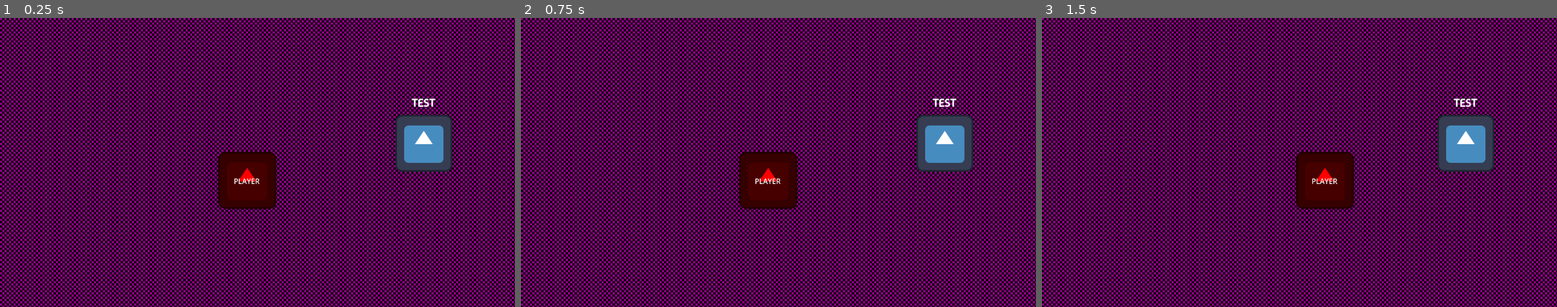
Above: before the commit, frames 1-3 (left to right).
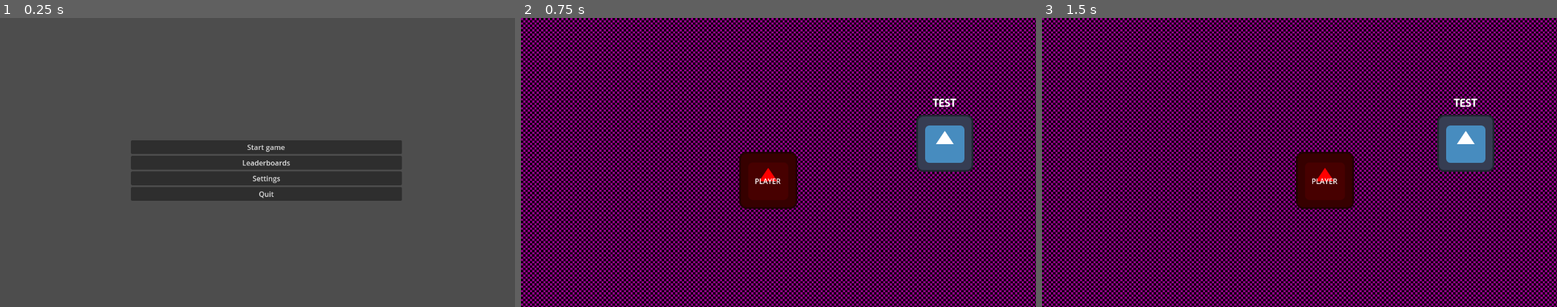
Above: after the commit, the same moments.

Repository: K-Ptak/2DTypingGame
Game: Godot game, scene res://menus/Menu.tscn
Same seed, same stepped clock (60 frames per second), same inputs: the game is played once before the commit and once after it. Before the commit the project starts from res://Main.tscn. The engine's default icon, where the game draws it, is replaced by a stand-in: a white triangle on a blue panel in a dark square.
Inputs (mouse positions are in pixels of both pictures, inside the frame that each line leads up to):
- Up to frame 1 (0.25 s): no input
- Up to frame 2 (0.75 s): click (788, 162) at 0.5 s, where only the run after the commit has a clickable "Leaderboards"
- Up to frame 3 (1.5 s): tap Enter at 1.25 s; hold Right (right) from 1.28 s (still down)

The runs differ from the first frame. In frame 1, 99% of the frame differs, in the area x 0-100%, y 0-100%; in frame 2, nothing differs; in frame 3, nothing differs.

Commit message:
Rename files and add menu

Diff:
--- a/Main.tscn
+++ /dev/null
@@ -1,73 +0,0 @@
-[gd_scene load_steps=8 format=3 uid="uid://gphmjnvlolkh"]
-
-[ext_resource type="Texture2D" uid="uid://j15dvkfcnuxe" path="res://assets/placeholder/ph_img.svg" id="1_il6wb"]
-[ext_resource type="Script" path="res://Main.gd" id="1_wno3c"]
-[ext_resource type="Texture2D" uid="uid://bwf5iw3u2lero" path="res://icon.svg" id="2_ax01g"]
-[ext_resource type="FontFile" uid="uid://ckj4xw0ywmbyj" path="res://assets/fonts/Madimi_One/MadimiOne-Regular.ttf" id="3_5if04"]
-[ext_resource type="Script" path="res://Enemy.gd" id="4_mbbgv"]
-
-[sub_resource type="GDScript" id="GDScript_n0msr"]
-script/source = "extends CharacterBody2D
-
-@export var speed = 400
-
-func get_input():
-	var input_direction = Input.get_vector(\"left\", \"right\", \"up\", \"down\")
-	velocity = input_direction * speed
-	print(position)
-
-func _physics_process(_delta):
-	get_input()
-	move_and_slide()
-"
-
-[sub_resource type="RectangleShape2D" id="RectangleShape2D_f3518"]
-size = Vector2(130, 128)
-
-[node name="Main" type="Node2D"]
-script = ExtResource("1_wno3c")
-
-[node name="TextureRect" type="TextureRect" parent="."]
-offset_right = 1168.0
-offset_bottom = 664.0
-texture = ExtResource("1_il6wb")
-stretch_mode = 1
-
-[node name="EnemyContainer" type="Node2D" parent="."]
-
-[node name="Enemy" type="Sprite2D" parent="EnemyContainer"]
-position = Vector2(948, 281)
-texture = ExtResource("2_ax01g")
-script = ExtResource("4_mbbgv")
-
-[node name="RichTextLabel" type="RichTextLabel" parent="EnemyContainer/Enemy"]
-offset_left = -73.0
-offset_top = -108.0
-offset_right = 73.0
-offset_bottom = -68.0
-theme_override_fonts/normal_font = ExtResource("3_5if04")
-theme_override_font_sizes/normal_font_size = 25
-bbcode_enabled = true
-text = "[center]TEST[/center]"
-scroll_active = false
-
-[node name="Player" type="CharacterBody2D" parent="."]
-script = SubResource("GDScript_n0msr")
-
-[node name="Sprite2D" type="Sprite2D" parent="Player"]
-modulate = Color(1, 0, 0, 1)
-position = Vector2(553, 364)
-scale = Vector2(1.01563, 1)
-texture = ExtResource("2_ax01g")
-
-[node name="CollisionShape2D" type="CollisionShape2D" parent="Player"]
-position = Vector2(553, 364)
-shape = SubResource("RectangleShape2D_f3518")
-
-[node name="RichTextLabel" type="RichTextLabel" parent="Player"]
-offset_left = 523.0
-offset_top = 354.0
-offset_right = 584.0
-offset_bottom = 376.0
-text = "PLAYER"
-scroll_active = false
--- /dev/null
+++ b/enemies/Enemy.tscn
@@ -0,0 +1,23 @@
+[gd_scene load_steps=4 format=3 uid="uid://n3gxvx5c08yb"]
+
+[ext_resource type="Texture2D" uid="uid://bwf5iw3u2lero" path="res://icon.svg" id="1_g7ylg"]
+[ext_resource type="Script" path="res://enemies/Enemy.gd" id="2_s8p14"]
+[ext_resource type="FontFile" uid="uid://ckj4xw0ywmbyj" path="res://assets/fonts/Madimi_One/MadimiOne-Regular.ttf" id="3_g4fhl"]
+
+[node name="EnemyContainer" type="Node2D"]
+
+[node name="Enemy" type="Sprite2D" parent="."]
+position = Vector2(948, 281)
+texture = ExtResource("1_g7ylg")
+script = ExtResource("2_s8p14")
+
+[node name="RichTextLabel" type="RichTextLabel" parent="Enemy"]
+offset_left = -73.0
+offset_top = -108.0
+offset_right = 73.0
+offset_bottom = -68.0
+theme_override_fonts/normal_font = ExtResource("3_g4fhl")
+theme_override_font_sizes/normal_font_size = 25
+bbcode_enabled = true
+text = "[center]TEST[/center]"
+scroll_active = false
--- /dev/null
+++ b/levels/Main.tscn
@@ -0,0 +1,19 @@
+[gd_scene load_steps=5 format=3 uid="uid://gphmjnvlolkh"]
+
+[ext_resource type="Script" path="res://levels/Main.gd" id="1_4pd0v"]
+[ext_resource type="Texture2D" uid="uid://j15dvkfcnuxe" path="res://assets/placeholder/ph_img.svg" id="2_6r6px"]
+[ext_resource type="PackedScene" uid="uid://n3gxvx5c08yb" path="res://enemies/Enemy.tscn" id="3_k3dw0"]
+[ext_resource type="PackedScene" uid="uid://bosr0wvbp1amm" path="res://player/Player.tscn" id="6_xxe0n"]
+
+[node name="Main" type="Node2D"]
+script = ExtResource("1_4pd0v")
+
+[node name="TextureRect" type="TextureRect" parent="."]
+offset_right = 1168.0
+offset_bottom = 664.0
+texture = ExtResource("2_6r6px")
+stretch_mode = 1
+
+[node name="EnemyContainer" parent="." instance=ExtResource("3_k3dw0")]
+
+[node name="Player" parent="." instance=ExtResource("6_xxe0n")]
--- /dev/null
+++ b/menus/Menu.gd
@@ -0,0 +1,20 @@
+extends Control
+
+func _on_options_button_pressed():
+	#var options = load("res://Menus/Options.tscn").instance()
+	#get_tree().current_scene.add_child(options)
+	pass
+
+
+func _on_quit_button_pressed():
+	get_tree().quit()
+
+
+func _on_start_button_pressed():
+	get_tree().change_scene_to_file("res://levels/Main.tscn")
+
+
+func _on_leaderboards_pressed():
+	#var options = load("res://Menus/Options.tscn").instance()
+	#get_tree().current_scene.add_child(options)
+	pass
--- /dev/null
+++ b/menus/Menu.tscn
@@ -0,0 +1,41 @@
+[gd_scene load_steps=2 format=3 uid="uid://dl6bsofnkbwo"]
+
+[ext_resource type="Script" path="res://menus/Menu.gd" id="1_u7lc4"]
+
+[node name="Menu" type="Control"]
+layout_mode = 3
+anchors_preset = 15
+anchor_right = 1.0
+anchor_bottom = 1.0
+grow_horizontal = 2
+grow_vertical = 2
+script = ExtResource("1_u7lc4")
+
+[node name="VBoxContainer" type="VBoxContainer" parent="."]
+layout_mode = 0
+offset_left = 293.0
+offset_top = 274.0
+offset_right = 899.0
+offset_bottom = 387.0
+
+[node name="StartButton" type="Button" parent="VBoxContainer"]
+layout_mode = 2
+text = "Start game"
+
+[node name="Leaderboards" type="Button" parent="VBoxContainer"]
+layout_mode = 2
+text = "Leaderboards"
+
+[node name="OptionsButton" type="Button" parent="VBoxContainer"]
+layout_mode = 2
+text = "Settings"
+
+[node name="QuitButton" type="Button" parent="VBoxContainer"]
+layout_mode = 2
+text = "Quit"
+
+[connection signal="pressed" from="VBoxContainer/StartButton" to="." method="_on_start_button_pressed"]
+[connection signal="pressed" from="VBoxContainer/Leaderboards" to="." method="_on_start_button_pressed"]
+[connection signal="pressed" from="VBoxContainer/Leaderboards" to="." method="_on_leaderboards_pressed"]
+[connection signal="pressed" from="VBoxContainer/OptionsButton" to="." method="_on_options_button_pressed"]
+[connection signal="pressed" from="VBoxContainer/QuitButton" to="." method="_on_quit_button_pressed"]
--- /dev/null
+++ b/menus/Options.tscn
@@ -0,0 +1,9 @@
+[gd_scene format=3 uid="uid://ivadpdrescvi"]
+
+[node name="Options" type="Control"]
+layout_mode = 3
+anchors_preset = 15
+anchor_right = 1.0
+anchor_bottom = 1.0
+grow_horizontal = 2
+grow_vertical = 2
--- /dev/null
+++ b/player/Player.tscn
@@ -0,0 +1,42 @@
+[gd_scene load_steps=4 format=3 uid="uid://bosr0wvbp1amm"]
+
+[ext_resource type="Texture2D" uid="uid://bwf5iw3u2lero" path="res://icon.svg" id="1_fmiqv"]
+
+[sub_resource type="GDScript" id="GDScript_n0msr"]
+script/source = "extends CharacterBody2D
+
+@export var speed = 400
+
+func get_input():
+	var input_direction = Input.get_vector(\"left\", \"right\", \"up\", \"down\")
+	velocity = input_direction * speed
+	print(position)
+
+func _physics_process(_delta):
+	get_input()
+	move_and_slide()
+"
+
+[sub_resource type="RectangleShape2D" id="RectangleShape2D_f3518"]
+size = Vector2(130, 128)
+
+[node name="Player" type="CharacterBody2D"]
+script = SubResource("GDScript_n0msr")
+
+[node name="Sprite2D" type="Sprite2D" parent="."]
+modulate = Color(1, 0, 0, 1)
+position = Vector2(553, 364)
+scale = Vector2(1.01563, 1)
+texture = ExtResource("1_fmiqv")
+
+[node name="CollisionShape2D" type="CollisionShape2D" parent="."]
+position = Vector2(553, 364)
+shape = SubResource("RectangleShape2D_f3518")
+
+[node name="RichTextLabel" type="RichTextLabel" parent="."]
+offset_left = 523.0
+offset_top = 354.0
+offset_right = 584.0
+offset_bottom = 376.0
+text = "PLAYER"
+scroll_active = false
--- a/project.godot
+++ b/project.godot
@@ -10,15 +10,23 @@
 
 [application]
 
-config/name="2DTypingGame"
-run/main_scene="res://Main.tscn"
+config/name="RougeType"
+run/main_scene="res://menus/Menu.tscn"
 config/features=PackedStringArray("4.2", "Forward Plus")
 config/icon="res://icon.svg"
+
+[aseprite_importers]
+
+aseprite_executable_path="C:\\Program Files (x86)\\Steam\\steamapps\\common\\Aseprite\\Aseprite.exe"
 
 [editor]
 
 version_control/plugin_name="GitPlugin"
 version_control/autoload_on_startup=true
+
+[editor_plugins]
+
+enabled=PackedStringArray("res://addons/nklbdev.aseprite_importers/plugin.cfg")
 
 [input]
 
Not shown, added: addons/nklbdev.aseprite_importers/aseprite_image_format_loader_extension.gd
Not shown, added: addons/nklbdev.aseprite_importers/common.gd
Not shown, added: addons/nklbdev.aseprite_importers/editor_import_plugins/_animation_importer_base.gd
Not shown, added: addons/nklbdev.aseprite_importers/editor_import_plugins/_importer_base.gd
Not shown, added: addons/nklbdev.aseprite_importers/editor_import_plugins/animated_sprite_2d.gd
Not shown, added: addons/nklbdev.aseprite_importers/editor_import_plugins/animated_sprite_3d.gd
Not shown, added: addons/nklbdev.aseprite_importers/editor_import_plugins/sprite_2d.gd
Not shown, added: addons/nklbdev.aseprite_importers/editor_import_plugins/sprite_3d.gd
Not shown, added: addons/nklbdev.aseprite_importers/editor_import_plugins/sprite_frames.gd
Not shown, added: addons/nklbdev.aseprite_importers/editor_import_plugins/texture_rect.gd
Not shown, added: addons/nklbdev.aseprite_importers/editor_plugin.gd
Binary file added: addons/nklbdev.aseprite_importers/icon.png
(and 7 more such lines)
